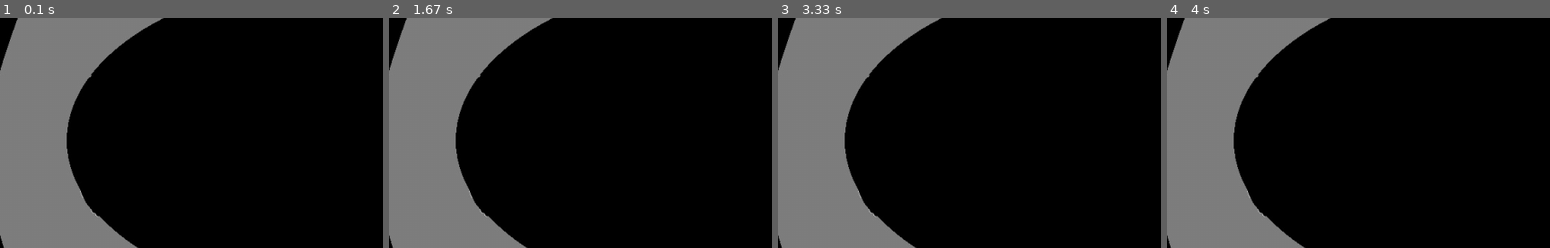
Above: before the commit, frames 1-4 (left to right).
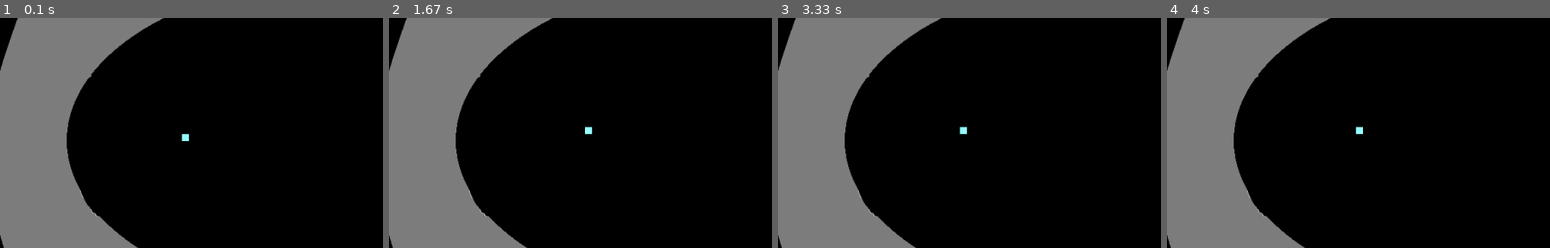
Above: after the commit, the same moments.

Repository: gpizzigh/EP-3-RandomRace
Game: pygame game, started from programa_funcao_main.py
Same seed, same stepped clock (60 frames per second), same inputs: the game is played once before the commit and once after it.
Inputs:
- Up to frame 1 (0.1 s): no input
- Up to frame 2 (1.67 s): hold Right 0.33-0.8 s; hold Up 0.83-1.13 s; hold Right 1.17-1.63 s
- Up to frame 3 (3.33 s): hold Left 1.67-2.2 s; hold Down 2.23-2.53 s; hold Left 2.57-2.97 s; hold Up from 3 s (still down)
- Up to frame 4 (4 s): release Up at 3.37 s; hold Right from 3.4 s (still down)
The pictures show only the part of the screen within x 2-52%, y 21-71%; the shares and areas given below are measured in that part.

The runs differ from the first frame. In frame 1, less than 0.1% of the frame differs, in the area x 47-50%, y 50-54%; in frame 2, less than 0.1%; in frame 3, less than 0.1%, in the area x 47-50%, y 47-51%; in frame 4, less than 0.1%.

Commit message:
consertou mov carrinho

Diff:
--- a/MoverObjetos.py
+++ b/MoverObjetos.py
@@ -1,27 +1,27 @@
 
 import pygame
 pygame.init()
+#def MoverCarrinho():
+white =(153,255,255)
+black = (0,0,0)
+red = (255,0,0)
+
+	#screen = pygame.display.set_mode((800,600))
+	#pygame.display.set_caption('Corrida')
+
+out = False
 def MoverCarrinho():
-	white =(153,255,255)
-	black = (0,0,0)
-	red = (255,0,0)
-
-	gameDisplay = pygame.display.set_mode((800,600))
-	pygame.display.set_caption('Corrida')
-
-	gameExit = False
-
 	lead_x = 300
 	lead_y = 300
 	lead_x_change = 0
 	lead_y_change = 0
 
-	clock = pygame.time.Clock()
-
-	while not gameExit:
+	#clock = pygame.time.Clock()
+	out = False
+	while not out:
 		for event in pygame.event.get():
-			if event.type == pygame.QUIT:
-				gameExit = True
+			'''if event.type == pygame.QUIT:
+				gameExit = True'''
 
 			if event.type == pygame.KEYDOWN:
 				# lead_y_change = 0 para zerar a muddança no eixo y e mante somento no eixo x
@@ -38,8 +38,8 @@
 				elif event.key == pygame.K_DOWN:
 					lead_y_change = + 10
 					lead_x_change = 0
-		if lead_x >= 800 or lead_x <0 or lead_y >= 600 or lead_y<0:
-			gameExit = True
+		if lead_x >= Display_largura or lead_x <0 or lead_y >= Display_altura or lead_y<0:
+			out = True
 
 		#ao parar de pressionar a tecla para de mecher
 		#if event.type == pygame.KEYUP:
@@ -52,8 +52,8 @@
 
 		lead_x += lead_x_change
 		lead_y += lead_y_change
-		gameDisplay.fill(white)
-		pygame.draw.rect(gameDisplay, black, [lead_x,lead_y,10,10])
+		#gameDisplay.fill(white)
+		pygame.draw.rect(screen, white, [lead_x,lead_y,10,10])
 		pygame.display.update()
 		clock.tick(15)
 
--- a/programa_funcao_main.py
+++ b/programa_funcao_main.py
@@ -1,24 +1,76 @@
 import pygame as pyg
+#from MoverObjetos.py import MoverCarrinho
 
 #---------------------------------------------------------------------------------------------------------------------------------------------------
 #def main():
+
 pyg.init()
+
+white = (153,255,255)
+black = (0,0,0)
+red = (255,0,0)
 Display_largura = 1152
 Display_altura = 684
+
 screen = pyg.display.set_mode((Display_largura,Display_altura))
-img = pyg.image.load("Pista.jpeg").convert()
 pyg.display.set_caption("Random Race")
+
+# img = pyg.image.load("Pista.jpeg").convert()
+background = pyg.image.load("Pista.jpeg")
+
 clock = pyg.time.Clock()
-background = pyg.image.load("Pista.jpeg")
+
+lead_x = 300
+lead_y = 300
+lead_x_change = 0
+lead_y_change = 0
+
 out = False
 while out != True:
     for event in pyg.event.get():
         if event.type == pyg.QUIT:
             out = True
+#----------------------------------------------------------MoverCarrinho()------------------------------------------------------------------------------
 
+        if event.type == pyg.KEYDOWN:
+                # lead_y_change = 0 para zerar a muddança no eixo y e mante somento no eixo x
+                # se permanecer lead_x_change = + ou - 10 ele mudara no x e no y (diagonal)
+                if event.key == pyg.K_LEFT:
+                    lead_x_change = - 10
+                    lead_y_change = 0
+                elif event.key == pyg.K_RIGHT:
+                    lead_x_change = + 10
+                    lead_y_change = 0
+                elif event.key == pyg.K_UP:
+                    lead_y_change = - 10
+                    lead_x_change = 0
+                elif event.key == pyg.K_DOWN:
+                    lead_y_change = + 10
+                    lead_x_change = 0
+
+#ao parar de pressionar a tecla para de mecher
+#if event.type == pygame.KEYUP:
+    #if event.key == pygame.K_LEFT or event.key == pygame.K_RIGHT:
+        #lead_x_change=0
+#if event.type == pygame.KEYDOWN:
+    #if event.key == pygame.K_LEFT or event.key == pygame.K_RIGHT:
+        #lead_x_change=0
+
+
+    lead_x += lead_x_change
+    lead_y += lead_y_change
+    if lead_x >= Display_largura or lead_x < 0 or lead_y >= Display_altura or lead_y < 0:
+        out = True
+
+    lead_x_change = 0
+    lead_y_change = 0
+            #screen.fill(background)
     screen.blit(background, (0,0, Display_altura, Display_largura))
+    pyg.draw.rect(screen, white, [lead_x, lead_y, 10, 10])
+    #screen.blit(background, (0,0, Display_altura, Display_largura))
     pyg.display.update()
     clock.tick(27)
+
 pyg.quit()
 
 
